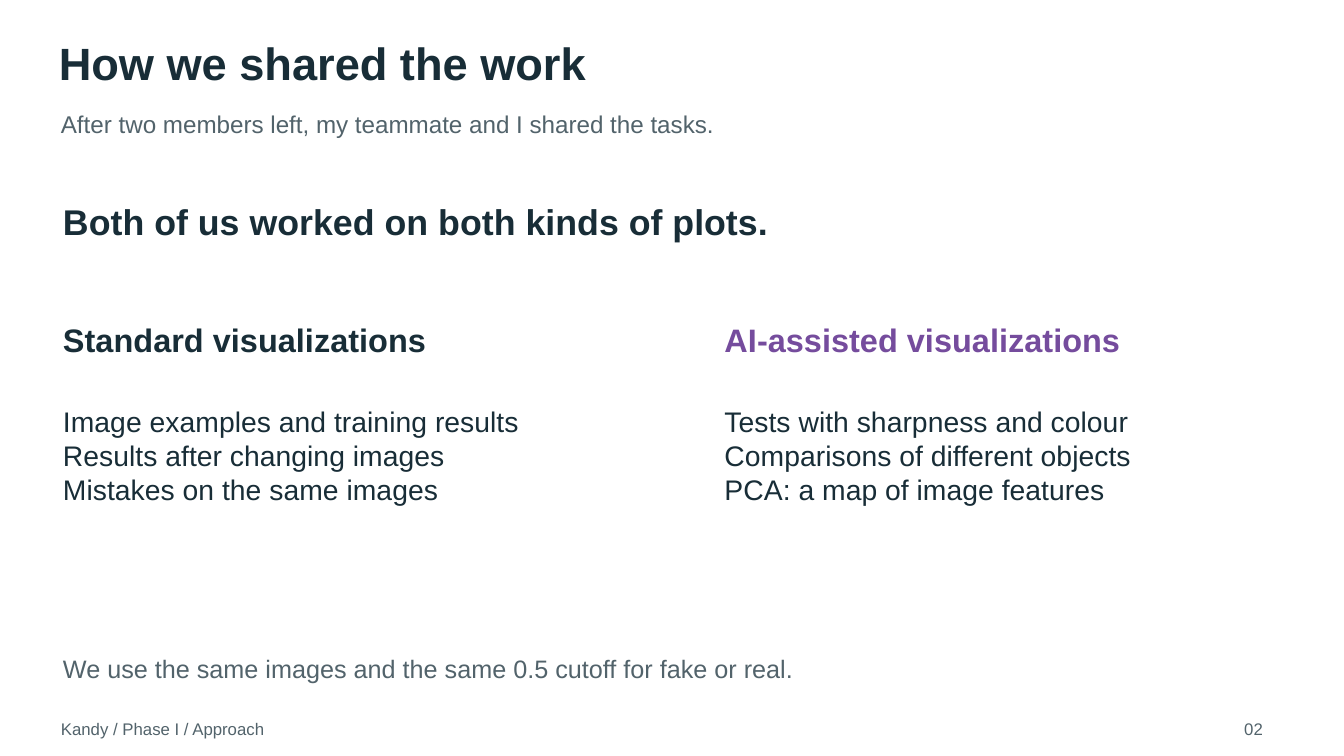
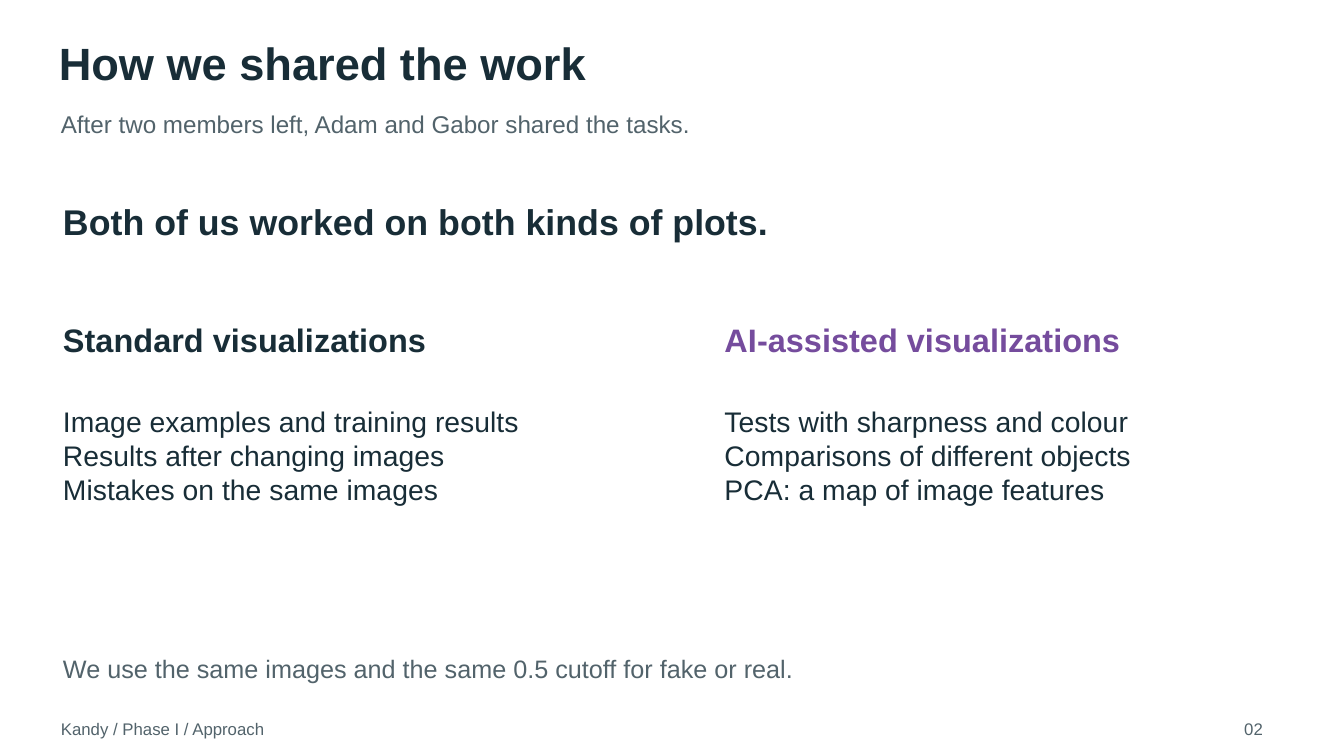
Before and after one commit to adamp-22/kandy_final, a slide deck: slide 2 of presentations/Phase_1_5min.pptx. Drawn at 1344x756 pixels with LibreOffice and Linux fonts; fonts in the diff are those of the drawing. Boxes give left, top, right and bottom in pixels: in the first picture for what was removed or moved away, otherwise in the second. Text is boxed around its words. In the diff, an @@ line names an element or a change of style, - is before the commit and + after.

```diff
--- a/presentations/Phase_1_5min.pptx
+++ b/presentations/Phase_1_5min.pptx
@@ text at [61, 115, 689, 136]: text changed @@
-After two members left, my teammate and I shared the tasks.
+After two members left, Adam and Gabor shared the tasks.
```
Also in this commit, not shown: 10 other slides changed, 2 other files.
